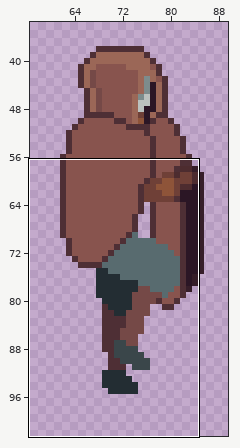
Two versions of one pixel-art file, Personal_Roberto/ASEPRITE/1. Liora/Liora.aseprite. The picture above shows the old version from afar; the outline marks the close-up.
Close-up. Earlier state:
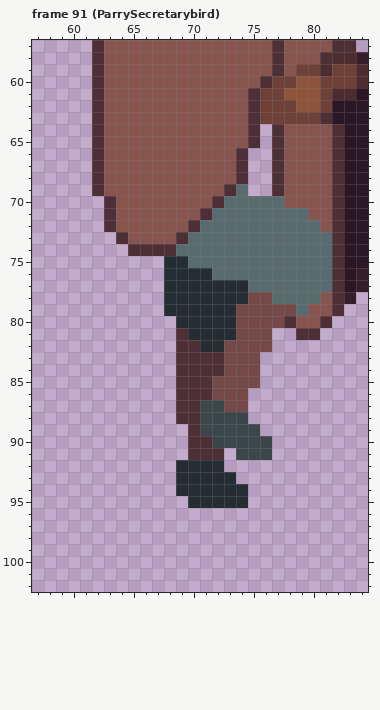
128x128 pixels, 198 frames. Shown: frame 91 (ParrySecretarybird): x 57..84, y 57..102. The wide view leaves out empty margins.
And afterwards:
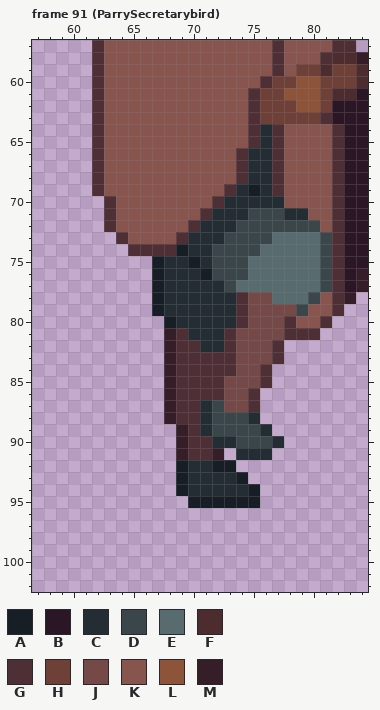
Palette (. is transparent): A #181e25  B #2b1625  C #232d33  D #3a464a  E #586b6f  F #4d2c2f  G #4e2f35  H #6f4037  J #754947  K #88544e  L #8e5439  M #361e29
Edits made:
--- frame 91 (ParrySecretarybird), layer "Liora"
@@ x 65..83 @@
  63 KKKKKKKKKKGHHHHHGBB
- 64 KKKKKKKKKKG.GKKKKGB
- 65 KKKKKKKKKKG.GKKKKGB
- 66 KKKKKKKKKG..GKKKKGB
- 67 KKKKKKKKKG..GKKKKGB
- 68 KKKKKKKKKG..GKKKKGB
- 69 KKKKKKKKGE..GKKKKGB
- 70 KKKKKKKGEEEEEKKKKGB
- 71 KKKKKKGEEEEEEEEKKGB
- 72 KKKKKGEEEEEEEEEEKGB
- 73 KKKKGEEEEEEEEEEEEGB
- 74 GGGGEEEEEEEEEEEEEGB
- 75 ...CCEEEEEEEEEEEEGB
- 76 ...CCCCEEEEEEEEEEGB
- 77 ...CCCCCCCEEEEEEEGB
- 78 ...CCCCCCCJJEEEEKGM
- 79 ...CCCCCCJJJJJEKKG.
- 80 ....CCCCCJJJJGKKG..
- 81 ....GCCCCJJJ..GG...
- 82 ....GGCCJJJJ.......
- 83 ....GGGGJJJ........
- 84 ....GGGGJJJ........
- 85 ....GGGJJJJ........
- 86 ....GGGJJJ.........
- 87 ....GGDDJJ.........
- 88 ....GGDDDD.........
- 89 .....GDDDDD........
- 90 .....GGDDDDD.......
- 91 .....GGG.DDD.......
- 92 ....CCCC...........
- 93 ....CCCCC..........
- 94 ....CCCCCC.........
- 95 .....CCCCC.........
+ 64 KKKKKKKKKKGCGKKKKGB
+ 65 KKKKKKKKKKGCGKKKKGB
+ 66 KKKKKKKKKGCCGKKKKGB
+ 67 KKKKKKKKKGCCGKKKKGB
+ 68 KKKKKKKKKGCCGKKKKGB
+ 69 KKKKKKKKGCACGKKKKGB
+ 70 KKKKKKKGCCCCCKKKKGB
+ 71 KKKKKKGCCCDDDCCKKGB
+ 72 KKKKKGCCCDDDDDDDKGB
+ 73 KKKKGCCCDDDDEEEEDGB
+ 74 GGGGACCDDDDEEEEEDGB
+ 75 ..ACCACDDDEEEEEEDGB
+ 76 ..ACCCADDDEEEEEEDGB
+ 77 ..ACCCCCDEEEEEEEDGB
+ 78 ..ACCCCCCGJJEEEDKGM
+ 79 ..ACCCCCCGJJJJDKKG.
+ 80 ...ACCCCCGJJJGKKG..
+ 81 ...MGCCCGJJJJGGG...
+ 82 ...MGGCCGJJJG......
+ 83 ...MGGGGGJJJG......
+ 84 ...MGGGGGJJG.......
+ 85 ...MGGGGJJJG.......
+ 86 ...MGGGGJJG........
+ 87 ...MGGCDJJG........
+ 88 ...MGGCDDDC........
+ 89 ....MGCDDDDC.......
+ 90 ....MGGCCDDDC......
+ 91 ....MGGM.CCC.......
+ 92 ....ACCAA..........
+ 93 ....ACCCCA.........
+ 94 ....ACCCCCA........
+ 95 .....AAAAAA........
  96 ...................
Pixel boxes of the changes (left, top, right, bottom) in both close-ups:
changed: (152, 124, 332, 508)
